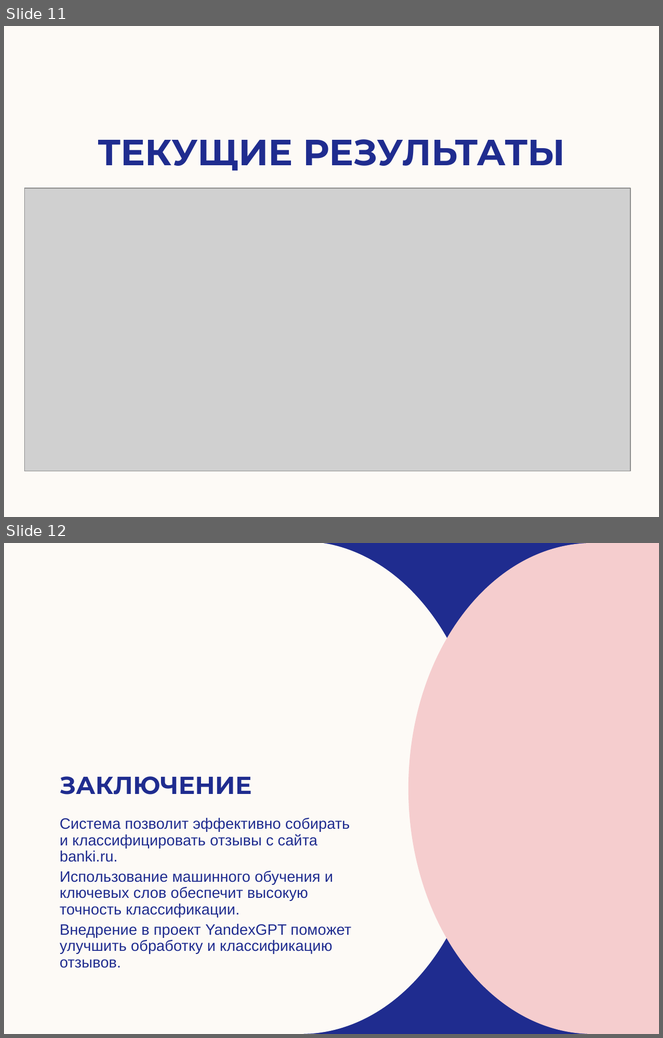
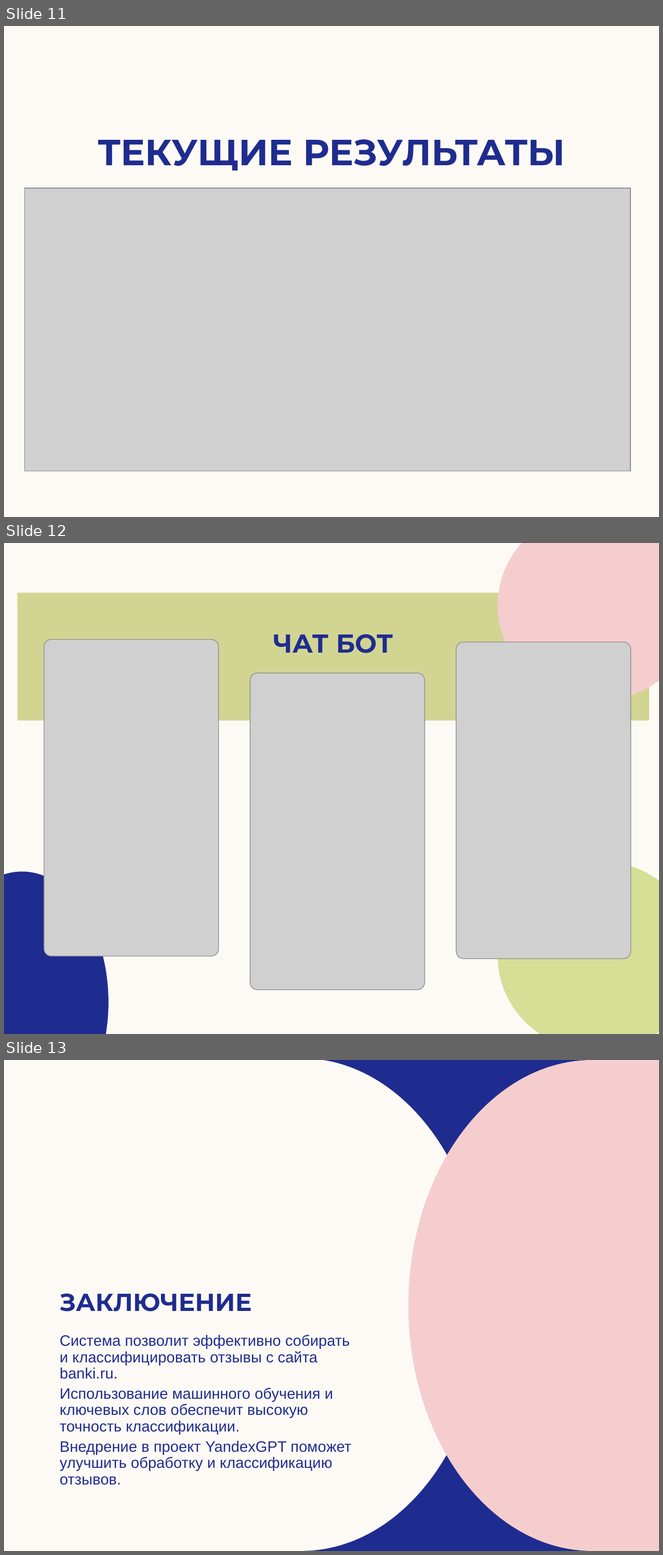
Before and after one commit to papey08/psb-case, a slide deck: doc/project_presentation.pptx. Shown one above the other, each under a label of ours: slides 11 and 12 before the commit, slides 11, 12 and 13 after it. The pictures are 663x1038 and 663x1555 pixels, drawn with LibreOffice and Linux fonts; fonts in the diff are those of the drawing; grey boxes stand for pictures; background and template pictures are left out. Boxes give left, top, right and bottom in pixels: in the first picture for what was removed or moved away, otherwise in the second. Text is boxed around its words. In the diff, an @@ line names an element or a change of style, - is before the commit and + after.

```diff
--- a/doc/project_presentation.pptx
+++ b/doc/project_presentation.pptx
@@ slide 12 added at [4, 543, 659, 1034], background #FDFAF6 @@
@@ ellipse added at [498, 543, 659, 701], fill #F5CDCE @@
@@ rectangle added at [17, 593, 649, 720], fill #D2D592 @@
@@ title added at [273, 634, 393, 653], 28.5 pt, text #1F2C8F, bold @@
+ЧАТ БОТ
@@ picture added at [44, 639, 219, 956] @@
@@ picture added at [456, 642, 631, 959] @@
@@ picture added at [250, 674, 425, 991] @@
@@ ellipse added at [498, 861, 659, 1034], fill #D5DF95 @@
@@ ellipse added at [4, 872, 109, 1034], fill #1F2C8F @@
@@ what was slide 12 is now slide 13 @@
```
Also in this commit, not shown: 1 slide changed, 1 other file.
